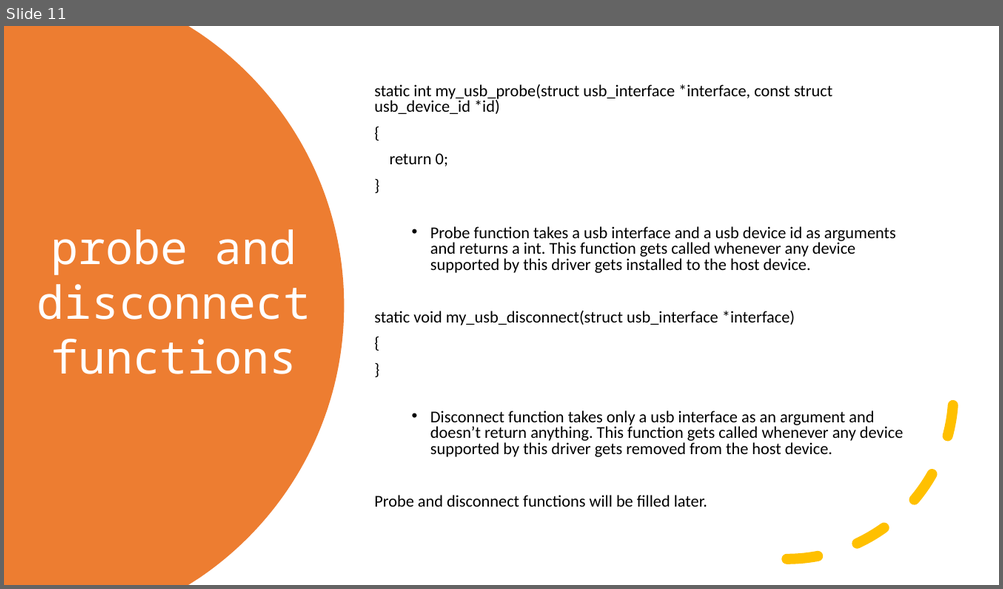
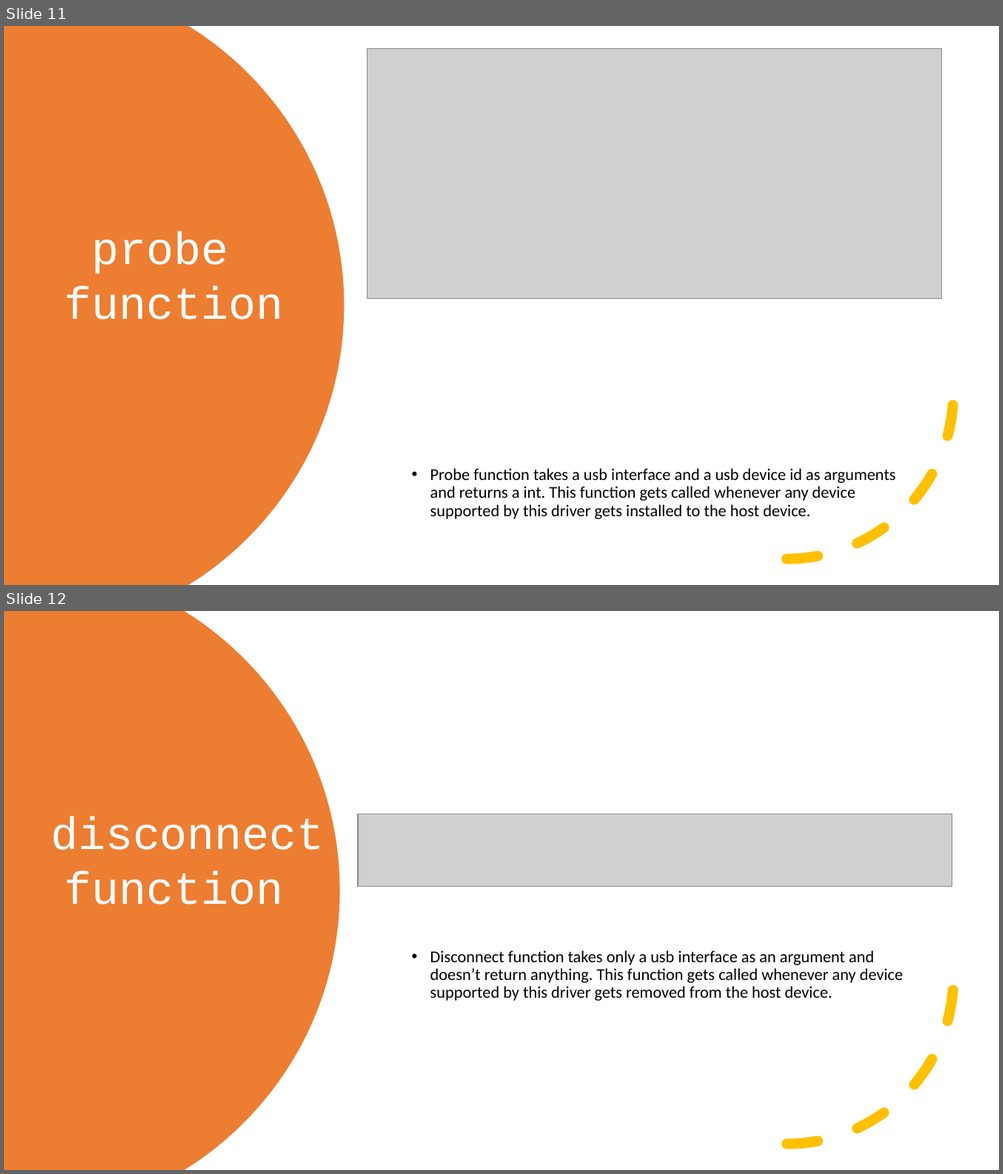
Before and after one commit to hasancpp/CS350-Operating-Systems-Project, a slide deck: progress_report.pptx. Shown one above the other, each under a label of ours: slide 11 before the commit, slides 11 and 12 after it. The pictures are 1003x589 and 1003x1174 pixels, drawn with LibreOffice and Linux fonts; fonts in the diff are those of the drawing; grey boxes stand for pictures. Boxes give left, top, right and bottom in pixels: in the first picture for what was removed or moved away, otherwise in the second. Text is boxed around its words. In the diff, an @@ line names an element or a change of style, - is before the commit and + after.

```diff
--- a/progress_report.pptx
+++ b/progress_report.pptx
@@ slide 12 added at [4,611,999,1170], background #FFFFFF @@
@@ freeform shape added at [4,611,340,1170], fill #ED7D31 @@
@@ text added at [51,817,324,905], 44 pt, text #FFFFFF @@
+disconnect function
@@ picture added at [358,814,951,887] @@
@@ arc (boxed as its full ellipse) added at [620,812,954,1145], outline #FFC000 10.01 pt dashed @@
@@ text added at [430,951,902,1001], 16 pt, text #000000 @@
+static void my_usb_disconnect(struct usb_interface *interface)
+{
+  • Disconnect function takes only a usb interface as an argument and doesn’t return anything. This function gets called whenever any device supported by this driver gets removed from the host device.
@@ slide 11 changed as well @@
@@ picture added at [367,48,941,299] @@
@@ text "Probe function takes a usb ..." at [430,469,896,520]: line spacing 0.8 to 0.9 @@
@@ text at [374,84,832,167]: paragraphs removed @@
-static int my_usb_probe(struct usb_interface *interface, const struct usb_device_id *id)
-{
-return 0;
-}
@@ text at [65,232,284,320]: text changed; font Noto Sans Mono to Courier New @@
-probe and disconnect functions
+probe function
@@ arc (boxed as its full ellipse) at [620,227,954,560]: outline #FFC000 10 pt dashed to #FFC000 10.01 pt dashed; proportions changed @@
@@ text at [374,311,902,507]: paragraphs removed @@
-static void my_usb_disconnect(struct usb_interface *interface)
-{
-}
-  • Disconnect function takes only a usb interface as an argument and doesn’t return anything. This function gets called whenever any device supported by this driver gets removed from the host device.
-Probe and disconnect functions will be filled later.
```
Also in this commit, not shown: 13 other slides changed, 1 other slide added, 17 other files.
